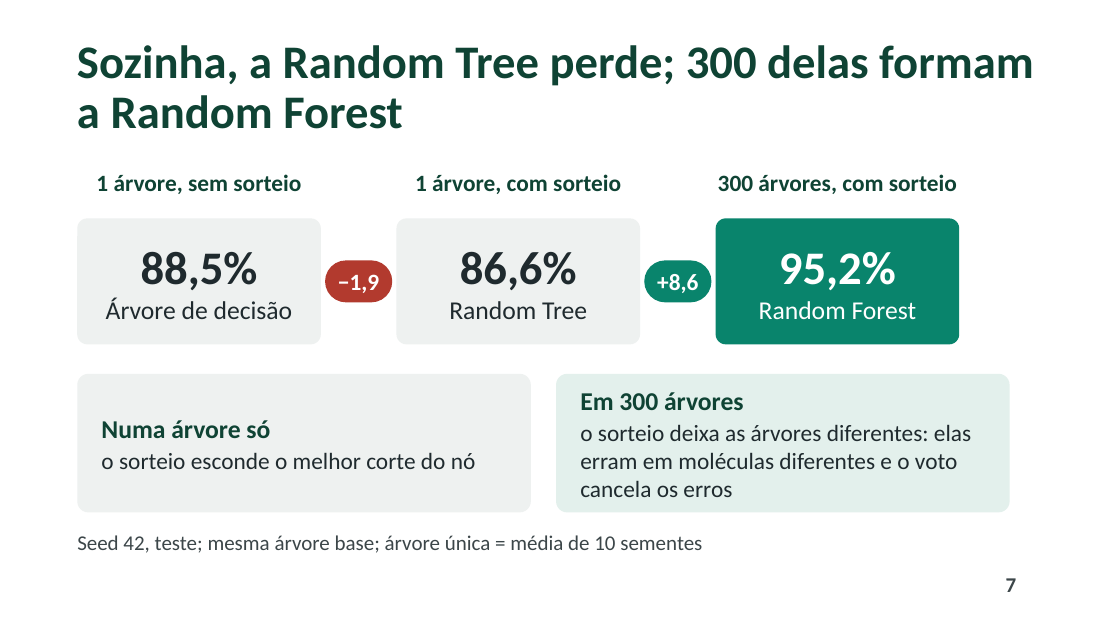
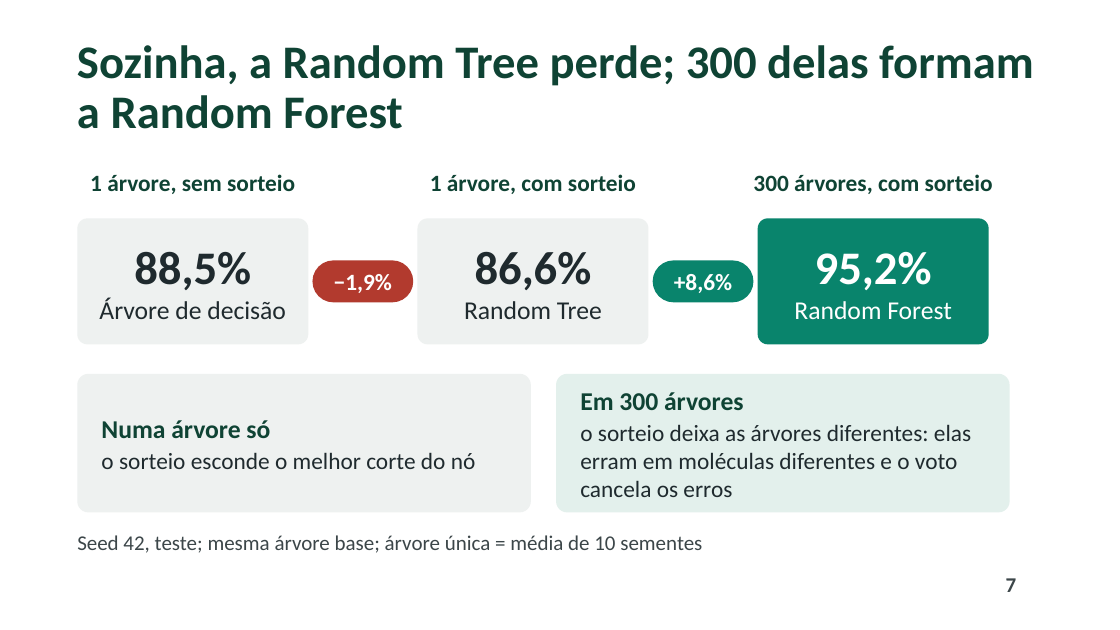
Before and after one commit to pumba-dev/machine-learning-practice, a slide deck: slide 7 of slides/apresentacao_random_tree.pptx. Drawn at 1120x630 pixels with LibreOffice and Linux fonts; fonts in the diff are those of the drawing; background and template pictures are left out. Boxes give left, top, right and bottom in pixels: in the first picture for what was removed or moved away, otherwise in the second. Text is boxed around its words. In the diff, an @@ line names an element or a change of style, - is before the commit and + after.

```diff
--- a/slides/apresentacao_random_tree.pptx
+++ b/slides/apresentacao_random_tree.pptx
@@ text "1 árvore, sem sorteio": place and size @@
-text "1 árvore, sem sorteio" at [96, 174, 301, 194]
+text "1 árvore, sem sorteio" at [90, 174, 295, 194]
@@ text "1 árvore, com sorteio": place and size @@
-text "1 árvore, com sorteio" at [415, 174, 621, 194]
+text "1 árvore, com sorteio" at [430, 174, 636, 194]
@@ text "300 árvores, com sorteio": place and size @@
-text "300 árvores, com sorteio" at [718, 174, 957, 194]
+text "300 árvores, com sorteio" at [753, 174, 993, 194]
@@ rounded rectangle "88,5%": place and size @@
-rounded rectangle "88,5%" at [77, 218, 321, 344]
+rounded rectangle "88,5%" at [77, 218, 308, 344]
@@ rounded rectangle "86,6%": place and size @@
-rounded rectangle "86,6%" at [397, 218, 640, 344]
+rounded rectangle "86,6%" at [418, 218, 649, 344]
@@ rounded rectangle "95,2%": place and size @@
-rounded rectangle "95,2%" at [716, 218, 960, 344]
+rounded rectangle "95,2%" at [758, 218, 989, 344]
@@ rounded rectangle "−1,9%": place and size @@
-rounded rectangle "−1,9%" at [325, 260, 392, 302]
+rounded rectangle "−1,9%" at [313, 260, 413, 302]
@@ rounded rectangle "+8,6%": place and size @@
-rounded rectangle "+8,6%" at [644, 260, 712, 302]
+rounded rectangle "+8,6%" at [653, 260, 754, 302]
@@ text in rounded rectangle at [334, 274, 392, 293]: text changed @@
-−1,9
+−1,9%
@@ text in rounded rectangle at [674, 274, 732, 293]: text changed @@
-+8,6
++8,6%
```
Also in this commit, not shown: 5 other slides changed, 6 other files.
